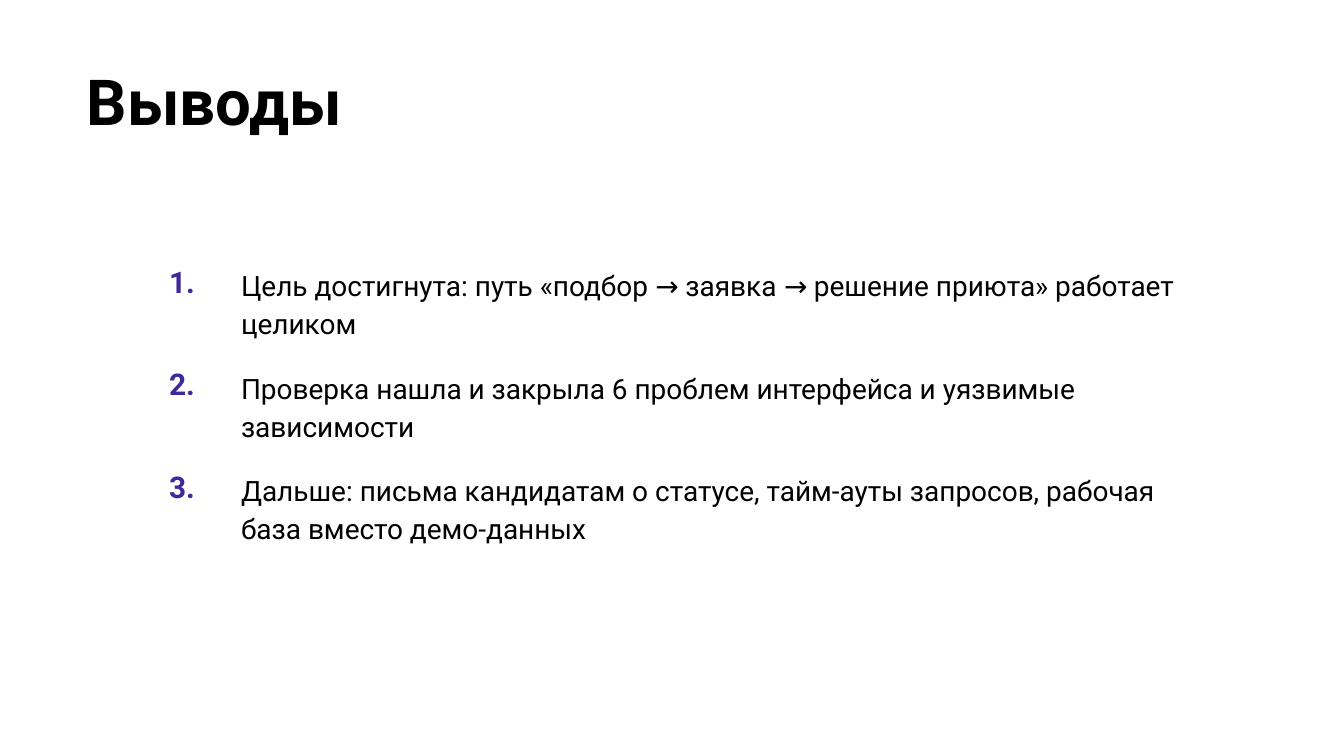
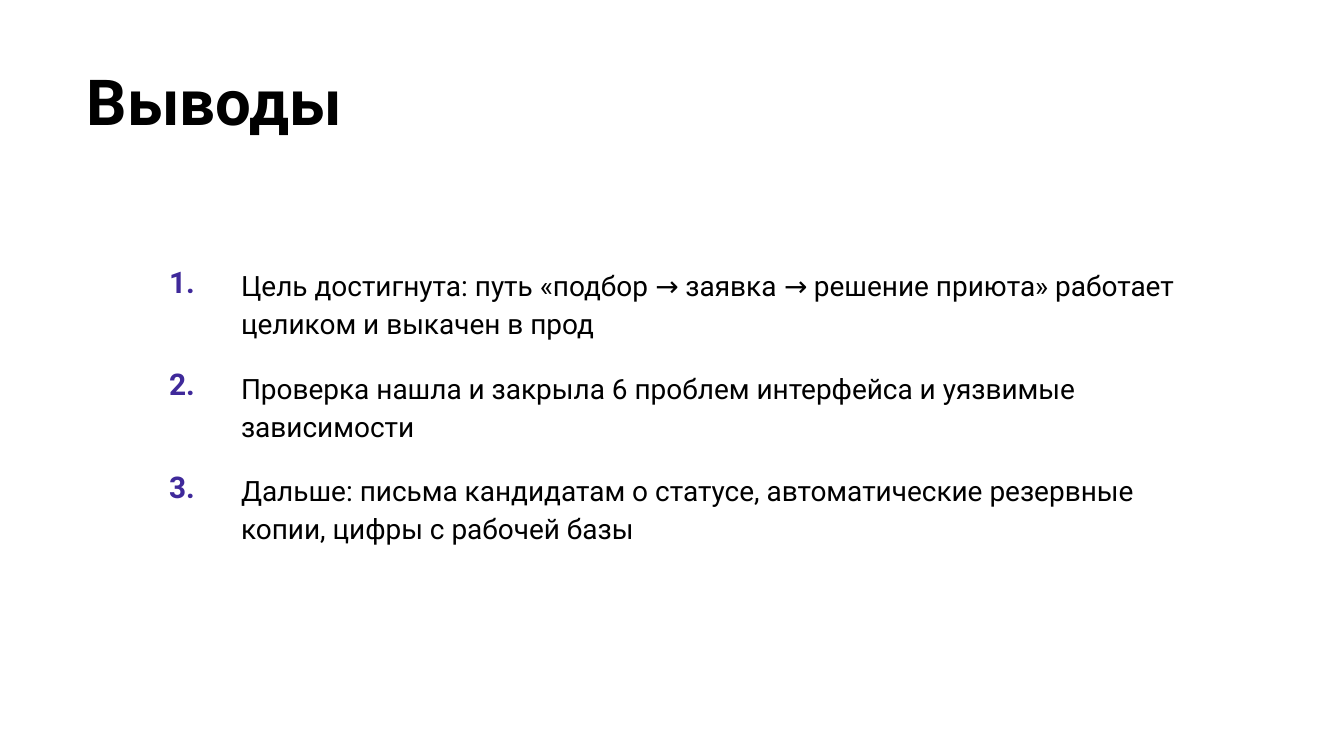
Before and after one commit to VitalyKruk/dobryi-dom, a slide deck: slide 14 of docs/Добрый_дом_Защита_проекта.pptx. Drawn at 1344x756 pixels with LibreOffice and Linux fonts; fonts in the diff are those of the drawing; background and template pictures are left out. Boxes give left, top, right and bottom in pixels: in the first picture for what was removed or moved away, otherwise in the second. Text is boxed around its words. In the diff, an @@ line names an element or a change of style, - is before the commit and + after.

```diff
--- a/docs/Добрый_дом_Защита_проекта.pptx
+++ b/docs/Добрый_дом_Защита_проекта.pptx
@@ table at bbox=[140, 253, 1204, 558] @@
-row 1, column 2: Цель достигнута: путь «подбор → заявка → решение приюта» работает целиком
+row 1, column 2: Цель достигнута: путь «подбор → заявка → решение приюта» работает целиком и выкачен в прод
-row 3, column 2: Дальше: письма кандидатам о статусе, тайм-ауты запросов, рабочая база вместо демо-данных
+row 3, column 2: Дальше: письма кандидатам о статусе, автоматические резервные копии, цифры с рабочей базы
```
Also in this commit, not shown: 7 other slides changed, 1 other file.
